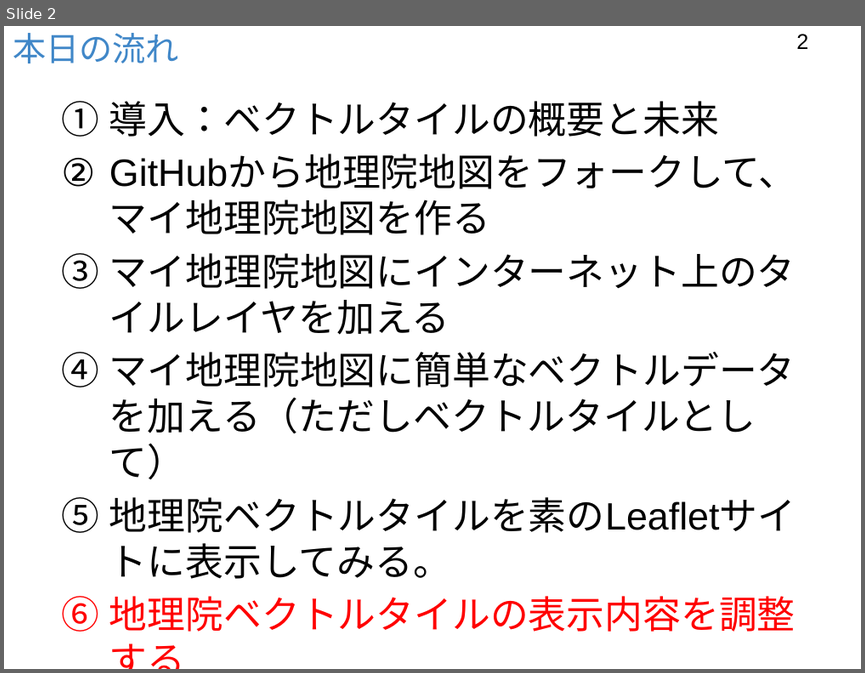
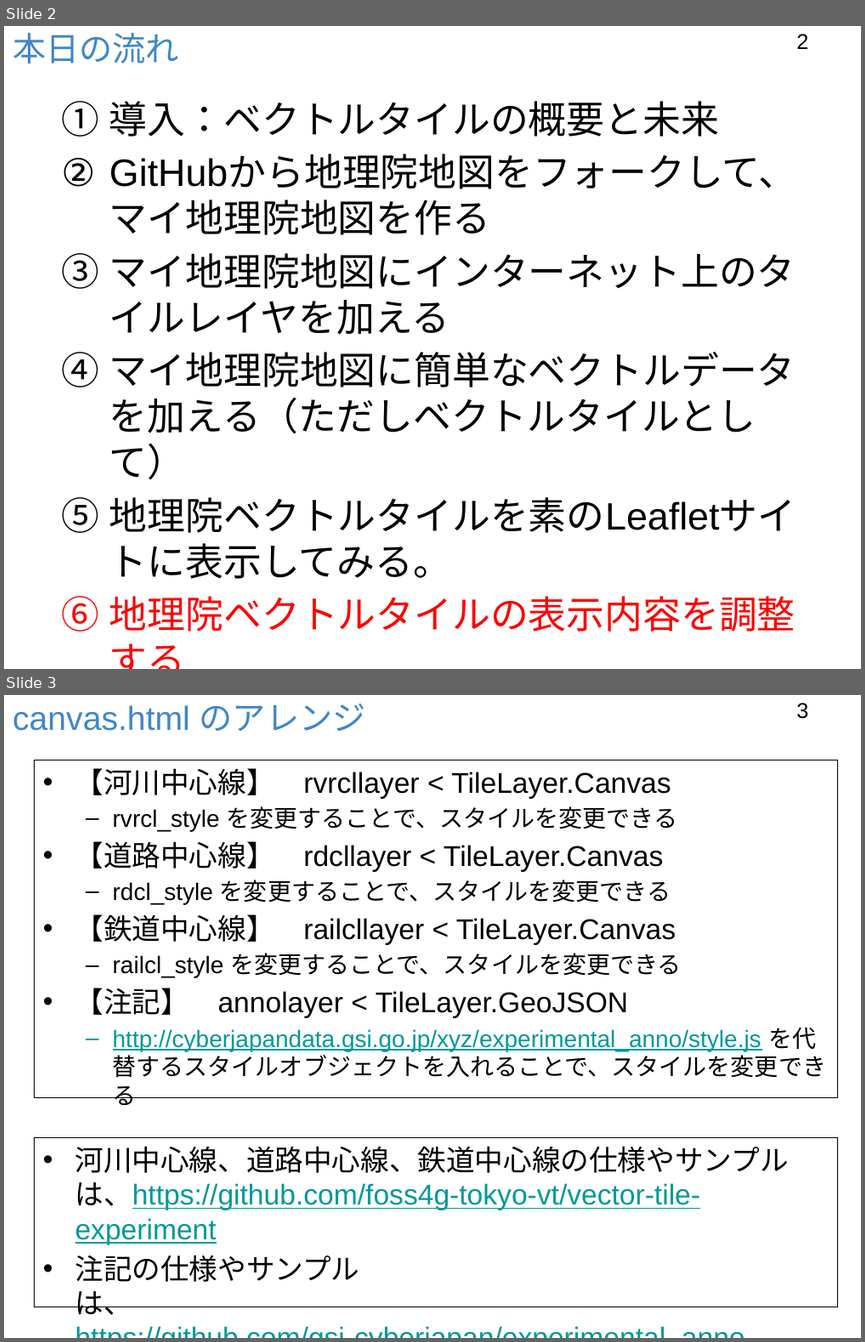
Before and after one commit to foss4g-tokyo-vt/slides, a slide deck: 151009ベクトルタイル利用サイトを作ろうPt.6.pptx. Shown one above the other, each under a label of ours: slide 2 before the commit, slides 2 and 3 after it. The pictures are 865x673 and 865x1342 pixels, drawn with LibreOffice and Linux fonts; fonts in the diff are those of the drawing; background and template pictures are left out. Boxes give left, top, right and bottom in pixels: in the first picture for what was removed or moved away, otherwise in the second. Text is boxed around its words. In the diff, an @@ line names an element or a change of style, - is before the commit and + after.

```diff
--- a/151009ベクトルタイル利用サイトを作ろうPt.6.pptx
+++ b/151009ベクトルタイル利用サイトを作ろうPt.6.pptx
@@ slide 3 added at bbox=[4, 695, 861, 1338], background #FFFFFF @@
@@ title added at bbox=[12, 703, 366, 732], 28 pt, text #4087C8 @@
+canvas.html のアレンジ
@@ page number added at bbox=[796, 703, 808, 719], 18 pt, text #000000 @@
+3
@@ text added at bbox=[34, 760, 837, 1098], outline #000000 0.75 pt, 20 pt, text #000000 @@
+• 【河川中心線】 rvrcllayer < TileLayer.Canvas
+  – rvrcl_style を変更することで、スタイルを変更できる
+• 【道路中心線】 rdcllayer < TileLayer.Canvas
+  – rdcl_style を変更することで、スタイルを変更できる
+• 【鉄道中心線】 railcllayer < TileLayer.Canvas
+  – railcl_style を変更することで、スタイルを変更できる
+• 【注記】 annolayer < TileLayer.GeoJSON
+  – http://cyberjapandata.gsi.go.jp/xyz/experimental_anno/style.js を代替するスタイルオブジェクトを入れることで、スタイルを変更できる
@@ rectangle added at bbox=[34, 1138, 837, 1307], outline #000000 0.75 pt, 24 pt, text #009999, underline @@
+• 河川中心線、道路中心線、鉄道中心線の仕様やサンプルは、https://github.com/foss4g-tokyo-vt/vector-tile-experiment
+• 注記の仕様やサンプルは、 https://github.com/gsi-cyberjapan/experimental_anno
```
Also in this commit, not shown: 2 other slides added, 2 other files.
